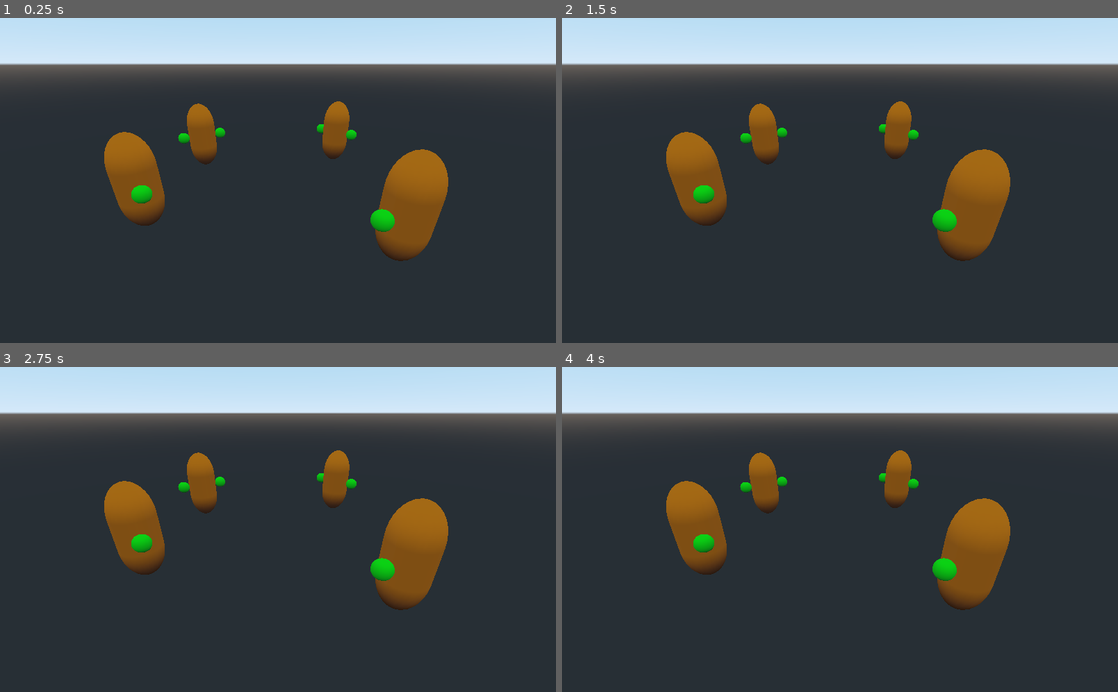
Above: before the commit, frames 1-4 (two rows, left to right).
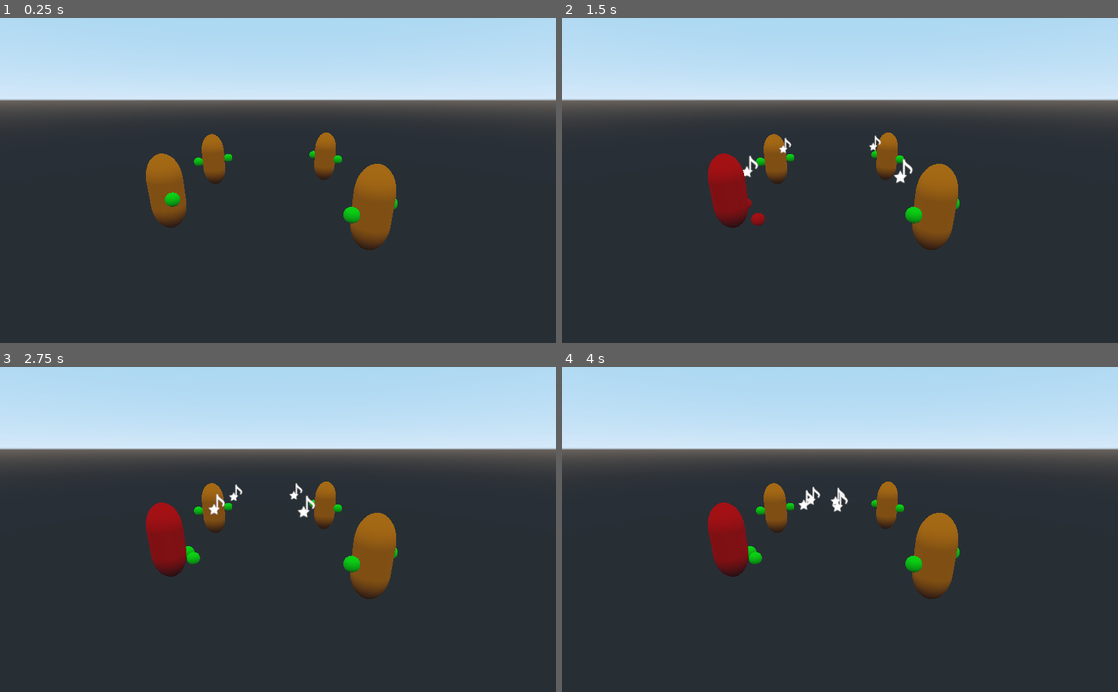
Above: after the commit, the same moments.

Repository: AbeVos/eldee47
Game: Godot game, scene res://scenes/Arm_test.tscn
Two runs of this game, one before a commit and one after it. Both use one fixed random seed, a clock stepped at 60 frames per second and the inputs below. The project has no main scene, so this scene is started directly.
Inputs (mouse positions are in pixels of both pictures, inside the frame that each line leads up to):
- Up to frame 1 (0.25 s): no input
- Up to frame 2 (1.5 s): tap Enter (ui_accept) at 0.5, 0.77 s; move the mouse to (962, 164) at 0.52 s; click (962, 164) at 0.67 s; drag from (728, 196) to (812, 245) at 1.27 s
- Up to frame 3 (2.75 s): move the mouse to (333, 458) at 2.02 s; click (333, 458) at 2.17 s
- Up to frame 4 (4 s): drag from (812, 594) to (673, 480) at 2.77 s; move the mouse to (1006, 578) at 3.52 s; click (1006, 578) at 3.67 s; tap Enter (ui_accept) at 3.77 s

The runs differ from the first frame. In frame 1, 25% of the frame differs, in the area x 0-100%, y 11-75%; in frame 2, 26%; in frame 3, 26%; in frame 4, 26%.

Commit message:
Make particle follow path to target

Diff:
--- a/game/materials/NoteParticle.tres
+++ b/game/materials/NoteParticle.tres
@@ -5,5 +5,6 @@
 [resource]
 flags_transparent = true
 flags_unshaded = true
+params_billboard_mode = 1
 albedo_texture = ExtResource( 1 )
 uv1_scale = Vector3( 0.5, 0.5, 1 )
--- a/game/scenes/Arm_test.tscn
+++ b/game/scenes/Arm_test.tscn
@@ -5,7 +5,10 @@
 [node name="Spatial" type="Spatial"]
 
 [node name="Camera" type="Camera" parent="."]
-transform = Transform( 1, 0, 0, 0, 0.8937, 0.448664, 0, -0.448664, 0.8937, 0, 2.51738, 4.76541 )
+transform = Transform( 1, 0, 0, 0, 0.944474, 0.328587, 0, -0.328587, 0.944474, 0.0609417, 2.68361, 6.47772 )
 current = true
 
 [node name="Choir" parent="." instance=ExtResource( 1 )]
+
+[node name="Target" type="Spatial" parent="."]
+transform = Transform( 1, 0, 0, 0, 1, 0, 0, 0, 1, -0.560286, 0.524705, -1.47819 )
--- a/game/scenes/Cultist.tscn
+++ b/game/scenes/Cultist.tscn
@@ -1,14 +1,21 @@
-[gd_scene load_steps=8 format=2]
+[gd_scene load_steps=10 format=2]
 
 [ext_resource path="res://scenes/Arm.tscn" type="PackedScene" id=1]
 [ext_resource path="res://scripts/Cultist.gd" type="Script" id=2]
 [ext_resource path="res://audio/d.wav" type="AudioStream" id=3]
 [ext_resource path="res://audio/c.wav" type="AudioStream" id=4]
 [ext_resource path="res://audio/e.wav" type="AudioStream" id=5]
+[ext_resource path="res://scenes/NoteParticle.tscn" type="PackedScene" id=6]
 
 [sub_resource type="CapsuleMesh" id=1]
 
 [sub_resource type="SpatialMaterial" id=2]
+
+[sub_resource type="Curve3D" id=3]
+_data = {
+"points": PoolVector3Array(  ),
+"tilts": PoolRealArray(  )
+}
 
 [node name="Cultist" type="Spatial"]
 script = ExtResource( 2 )
@@ -37,6 +44,15 @@
 
 [node name="sing_E" type="AudioStreamPlayer" parent="Tones"]
 stream = ExtResource( 5 )
+
+[node name="NotePath" type="Path" parent="."]
+curve = SubResource( 3 )
+
+[node name="Note" type="PathFollow" parent="NotePath"]
+cubic_interp = false
+
+[node name="NoteParticle" parent="NotePath/Note" instance=ExtResource( 6 )]
+visibility_aabb = AABB( -1, -1, -1, 2, 2, 2 )
 [connection signal="grabbed" from="Left" to="." method="_on_Left_grabbed"]
 [connection signal="released" from="Left" to="." method="_on_Left_released"]
 [connection signal="grabbed" from="Right" to="." method="_on_Right_grabbed"]
--- a/game/scripts/Cultist.gd
+++ b/game/scripts/Cultist.gd
@@ -3,6 +3,7 @@
 export(int) var n_notes = 3
 
 var current_pitch
+var path_length
 
 
 func _ready():
@@ -11,8 +12,11 @@
 
     current_pitch = get_pitch(true)
 
+    var target = get_parent().get_parent().get_parent().get_node("Target")
+    _on_Monster_set_target(target)
 
-func _process(_delta):
+
+func _process(delta):
     if $Right.locked:
         var position = $Left/Hand.transform.origin
         position.x *= -1
@@ -29,6 +33,11 @@
 
     if get_pitch(true) != current_pitch:
         sing()
+
+    $NotePath/Note.offset += delta * path_length
+
+    if $NotePath/Note.offset >= path_length:
+        $NotePath/Note.offset = 0
 
 
 ###########
@@ -48,6 +57,22 @@
 
 func _on_Right_released():
     $Left.locked = false
+
+
+func _on_Monster_set_target(spatial):
+    var target = spatial.get_global_transform()
+    target = global_transform.inverse() * target
+
+    var curve = $NotePath.get_curve().duplicate(true)
+    curve.clear_points()
+    curve.add_point(Vector3.ZERO, Vector3.ZERO, Vector3.UP)
+    curve.add_point(target.origin, Vector3.UP, Vector3.ZERO)
+    print(curve.get_baked_points())
+
+    path_length = curve.get_baked_length()
+
+    $NotePath.curve = curve
+    $NotePath/Note.offset = $NotePath.get_curve().get_baked_length() - 0.9
 
 
 func get_pitch(quantize=false):
Not shown: 1 places in game/scenes/NoteParticle.tscn that only renumber resources
